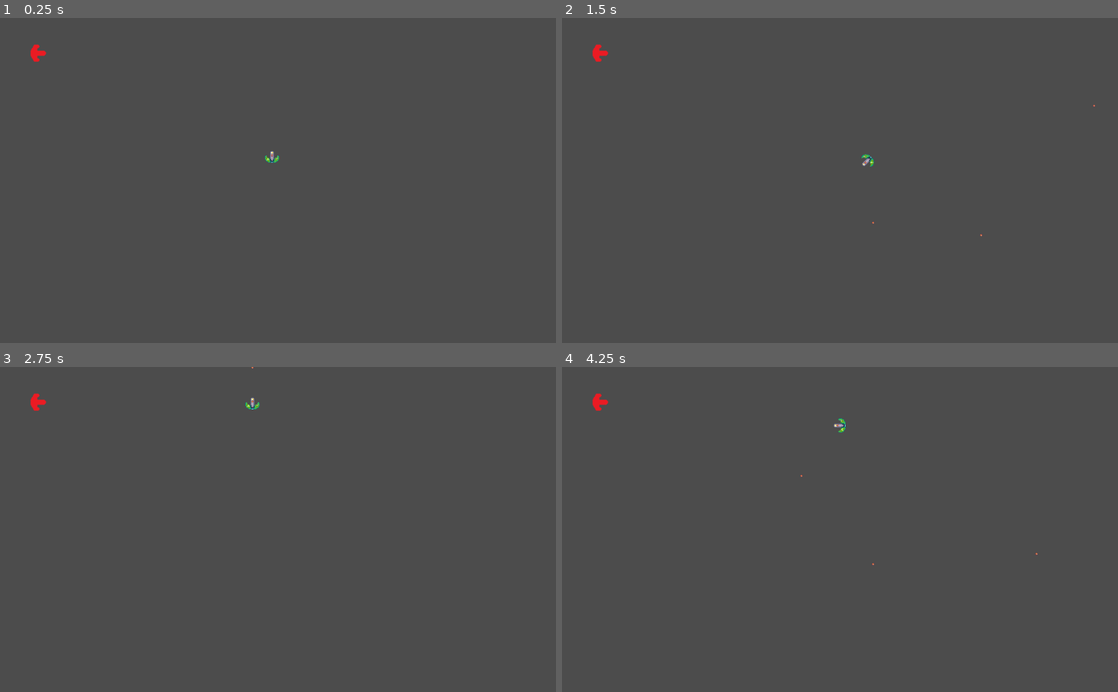
Above: before the commit, frames 1-4 (two rows, left to right).
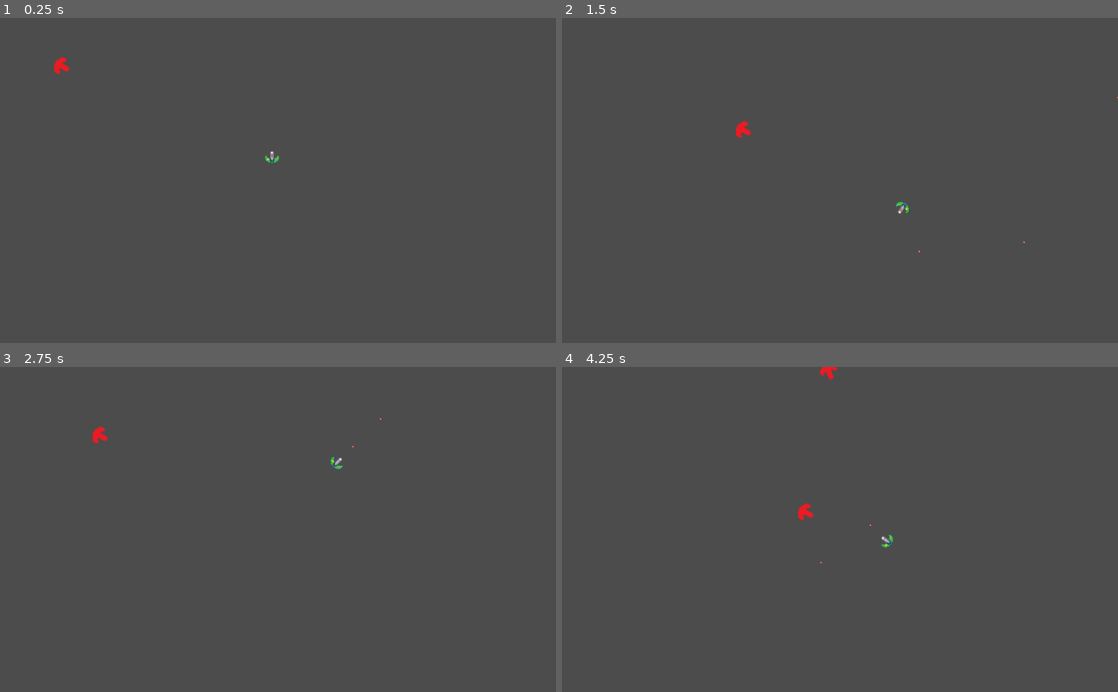
Above: after the commit, the same moments.

Repository: Nairu/GMTK-2019
Game: Godot game, scene res://Scenes/BaseLevel.tscn
Two runs of this game, one before a commit and one after it. Both use one fixed random seed, a clock stepped at 60 frames per second and the inputs below.
Inputs:
- Up to frame 1 (0.25 s): no input
- Up to frame 2 (1.5 s): tap Enter (ui_accept) at 0.5, 0.6, 0.77, 1.07, 1.35 s
- Up to frame 3 (2.75 s): tap Enter (ui_accept) at 1.52, 1.82, 2.1 s
- Up to frame 4 (4.25 s): tap Enter (ui_accept) at 2.85, 3.02, 3.32, 3.6, 3.77, 4.07 s

The runs differ from the first frame. In frame 1, 0.2% of the frame differs, in the area x 5-13%, y 8-18%; in frame 2, 0.3%; in frame 3, 0.3%; in frame 4, 0.4%, in the area x 5-86%, y 0-62%.
Error before the commit: Parse Error: The method "is_colliding" isn't declared in the current class. (res://Scripts/Enemy.gd:24)

Commit message:
Added collisions

Diff:
--- a/Objects/Bullet.tscn
+++ b/Objects/Bullet.tscn
@@ -15,7 +15,7 @@
 [sub_resource type="CircleShape2D" id=2]
 radius = 2.0
 
-[node name="BulletNode" type="KinematicBody2D"]
+[node name="BulletNode" type="Area2D"]
 collision_layer = 4
 collision_mask = 2
 script = ExtResource( 1 )
@@ -25,8 +25,3 @@
 
 [node name="CollisionShape2D2" type="CollisionShape2D" parent="."]
 shape = SubResource( 2 )
-
-[node name="Area2D" type="Area2D" parent="."]
-
-[node name="CollisionShape2D" type="CollisionShape2D" parent="Area2D"]
-shape = SubResource( 2 )
--- a/Objects/Enemy.tscn
+++ b/Objects/Enemy.tscn
@@ -6,7 +6,7 @@
 [sub_resource type="RectangleShape2D" id=1]
 extents = Vector2( 15, 16 )
 
-[node name="EnemyNode" type="KinematicBody2D"]
+[node name="EnemyNode" type="Area2D"]
 collision_layer = 2
 script = ExtResource( 1 )
 
--- a/Objects/Player.tscn
+++ b/Objects/Player.tscn
@@ -6,8 +6,8 @@
 [sub_resource type="RectangleShape2D" id=1]
 extents = Vector2( 16, 15 )
 
-[node name="ShipNode" type="KinematicBody2D"]
-collision_mask = 2
+[node name="ShipNode" type="Area2D"]
+collision_mask = 7
 script = ExtResource( 1 )
 
 [node name="Sprite" type="Sprite" parent="."]
--- a/pop_label.tscn
+++ b/Objects/pop_label.tscn
@@ -1,7 +1,6 @@
 [gd_scene load_steps=2 format=2]
 
 [ext_resource path="res://Scripts/pop_label.gd" type="Script" id=1]
-
 
 [node name="pop_label" type="Node2D"]
 position = Vector2( 510, 330 )
@@ -15,6 +14,7 @@
 margin_right = 64.0
 margin_bottom = 16.0
 rect_pivot_offset = Vector2( 64, 16 )
+custom_colors/font_color = Color( 1, 0, 0, 1 )
 text = "500"
 align = 1
 valign = 1
--- a/Scenes/BaseLevel.tscn
+++ b/Scenes/BaseLevel.tscn
@@ -1,6 +1,6 @@
 [gd_scene load_steps=4 format=2]
 
-[ext_resource path="res://Objects/BaseLevel.gd" type="Script" id=1]
+[ext_resource path="res://Scripts/BaseLevel.gd" type="Script" id=1]
 [ext_resource path="res://Objects/Player.tscn" type="PackedScene" id=2]
 [ext_resource path="res://Objects/Enemy.tscn" type="PackedScene" id=3]
 
--- a/Objects/BaseLevel.gd
+++ b/Scripts/BaseLevel.gd
@@ -1,12 +1,16 @@
 extends Node2D
 
+signal player_was_hit
 
 var timer = null
-var scene = load("res://Objects/Enemy.tscn")
+export (PackedScene) var enemy = load("res://Objects/Enemy.tscn")
+
 var project_resolution = Vector2()
+var player_node = null
 
 func _ready():
 	project_resolution = Vector2(ProjectSettings.get_setting("display/window/size/width"),ProjectSettings.get_setting("display/window/size/height"))
+	player_node = get_node("/root/BaseNode/ShipNode")
 
 	timer = Timer.new()
 	add_child(timer)
@@ -16,9 +20,13 @@
 	timer.set_one_shot(false)
 	timer.start()
 
+func _on_player_hit():
+	emit_signal("player_was_hit")
+
 func _on_Timer_timeout():
-	var enemy_instance = scene.instance()
+	var enemy_instance = enemy.instance()
 	enemy_instance.set_name("Enemy")
+	enemy_instance.connect("player_hit", self, "_on_player_hit")
 	var edge = randf();
 
 	var x = 0
--- a/Scripts/Bullet.gd
+++ b/Scripts/Bullet.gd
@@ -1,7 +1,21 @@
-extends KinematicBody2D
+extends Area2D
 
 var direction = Vector2(0, 1)
 var area = null
 
+export (PackedScene) var pop_label = load("res://Objects/pop_label.tscn")
+
+func _ready():
+	connect("area_entered", self, "_on_Bullet_body_entered")
+
 func _physics_process(delta):
-	move_and_slide(direction)
+	#move_and_slide(direction)
+	position.x = lerp(position.x, position.x + direction.x, delta)
+	position.y = lerp(position.y, position.y + direction.y, delta)
+
+func _on_Bullet_body_entered(body):
+	if (not body.get("is_enemy") == null):
+		body.queue_free()
+		var label_instance = pop_label.instance()
+		label_instance.position = body.position
+		get_parent().get_parent().add_child(label_instance)
--- a/Scripts/Enemy.gd
+++ b/Scripts/Enemy.gd
@@ -1,4 +1,8 @@
-extends KinematicBody2D
+extends Area2D
+
+signal player_hit
+
+export(bool) var is_enemy = true
 
 var player_node = null
 var player_dir = Vector2()
@@ -7,6 +11,7 @@
 
 func _ready():
 	screen_size = get_viewport_rect().size
+	self.connect("area_entered", self, "_on_Ship_body_entered")
 
 func _physics_process(delta):
 
@@ -15,14 +20,21 @@
 		player_dir = (player_node.get_transform().origin - get_transform().origin).normalized()
 		look_at(player_node.get_transform().origin)
 
-	move_and_slide(player_dir * 200)
+	#move_and_slide(player_dir * 200)
+	position.x = lerp(position.x, position.x + (player_dir.x * 200), delta)
+	position.y = lerp(position.y, position.y + (player_dir.y * 200), delta)
 
 	if position.x > screen_size.x + screen_buffer or position.x < -screen_buffer or position.y > screen_size.y + screen_buffer or position.y < -screen_buffer:
 		queue_free()
 
-func _process(delta):
-	if is_colliding():
-		var collider = get_collider()
+func _on_Ship_body_entered(body):
+	if (not body.get("is_player") == null):
+		emit_signal("player_hit")
+		body.was_hit = true
+
+#func _process(delta):
+#	if is_colliding():
+#		var collider = get_collider()
 #
 #export (Vector2) var acceleration_straight = 10
 #export (float) var acceleration_angle = 7.77
--- a/Scripts/ShipNode.gd
+++ b/Scripts/ShipNode.gd
@@ -1,9 +1,12 @@
-extends KinematicBody2D
+extends Area2D
 
-var scene = load("res://Objects/Bullet.tscn")
+export(PackedScene) var bullet = load("res://Objects/Bullet.tscn")
+export(bool) var is_player = true
+export(bool) var was_hit = false
 
 export (float) var acceleration_straight = 10
 export (float) var top_speed = 350
+export (float) var rotation_speed = 10.0
 
 var motion = Vector2()
 var currentDirection = 0
@@ -23,42 +26,52 @@
 
 func _on_Timer_timeout():
 	# create a bullet.
-	var bullet_instance = scene.instance()
+	var bullet_instance = bullet.instance()
 	bullet_instance.set_name("Bullet")
 	bullet_instance.direction = Vector2(cos(deg2rad(currentDirection-90))*2, sin(deg2rad(currentDirection-90))*2)*300
 	bullet_instance.position = get_position() + Vector2(cos(deg2rad(currentDirection-90))*2, sin(deg2rad(currentDirection-90))*2)
 	get_parent().add_child(bullet_instance)
 
+func _process(delta):
+	if was_hit:
+		print("We died!")
+		get_tree().reload_current_scene()
+
 func _physics_process(delta):
+
 	if Input.is_action_just_pressed("ui_accept"):
-		currentDirection = (currentDirection + 45) % 360
-		$Sprite.rotation_degrees = currentDirection
-		current_speed = 100
+		currentDirection = (currentDirection + 45)
+		#$Sprite.rotation_degrees = currentDirection
+		#current_speed = 100
+	if not $Sprite.rotation_degrees == currentDirection:
+		$Sprite.rotation_degrees = lerp($Sprite.rotation_degrees, (360 if currentDirection == 0 else currentDirection), delta*rotation_speed)
 
-	if currentDirection == 0:
+	if currentDirection % 360 == 0:
 			motion = Vector2(0,-current_speed)
 			current_speed = min(current_speed + acceleration_straight, top_speed)
-	elif currentDirection == 45:
+	elif currentDirection % 360 == 45:
 			motion = Vector2(current_speed * cos(deg2rad(currentDirection-90)), current_speed * sin(deg2rad(currentDirection-90)))
 			current_speed = min(current_speed + acceleration_straight, top_speed)
-	elif currentDirection == 90:
+	elif currentDirection % 360 == 90:
 			motion = Vector2(current_speed, 0)
 			current_speed = min(current_speed + acceleration_straight, top_speed)
-	elif currentDirection == 135:
+	elif currentDirection % 360 == 135:
 			motion = Vector2(current_speed * cos(deg2rad(currentDirection-90)), current_speed * sin(deg2rad(currentDirection-90)))
 			current_speed = min(current_speed + acceleration_straight, top_speed)
-	elif currentDirection == 180:
+	elif currentDirection % 360 == 180:
 			motion = Vector2(0, current_speed)
 			current_speed = min(current_speed + acceleration_straight, top_speed)
-	elif currentDirection == 225:
+	elif currentDirection % 360 == 225:
 			motion = Vector2(current_speed * cos(deg2rad(currentDirection-90)), current_speed * sin(deg2rad(currentDirection-90)))
 			current_speed = min(current_speed + acceleration_straight, top_speed)
-	elif currentDirection == 270:
+	elif currentDirection % 360 == 270:
 			motion = Vector2(-current_speed, 0)
 			current_speed = min(current_speed + acceleration_straight, top_speed)
 	else:
 			motion = Vector2(current_speed * cos(deg2rad(currentDirection-90)), current_speed * sin(deg2rad(currentDirection-90)))
 			current_speed = min(current_speed + acceleration_straight, top_speed)
 
-	move_and_slide(motion)
+	#move_and_slide(motion)
+	position.x = lerp(position.x, position.x + motion.x, delta)
+	position.y = lerp(position.y, position.y + motion.y, delta)
 	pass
